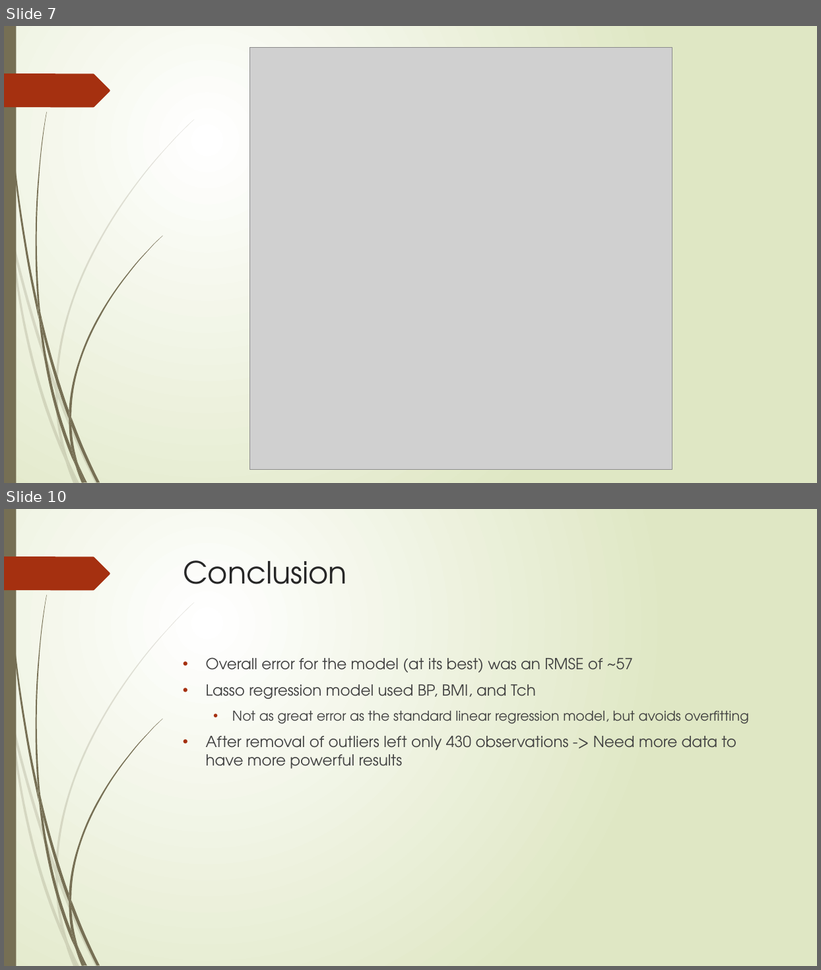
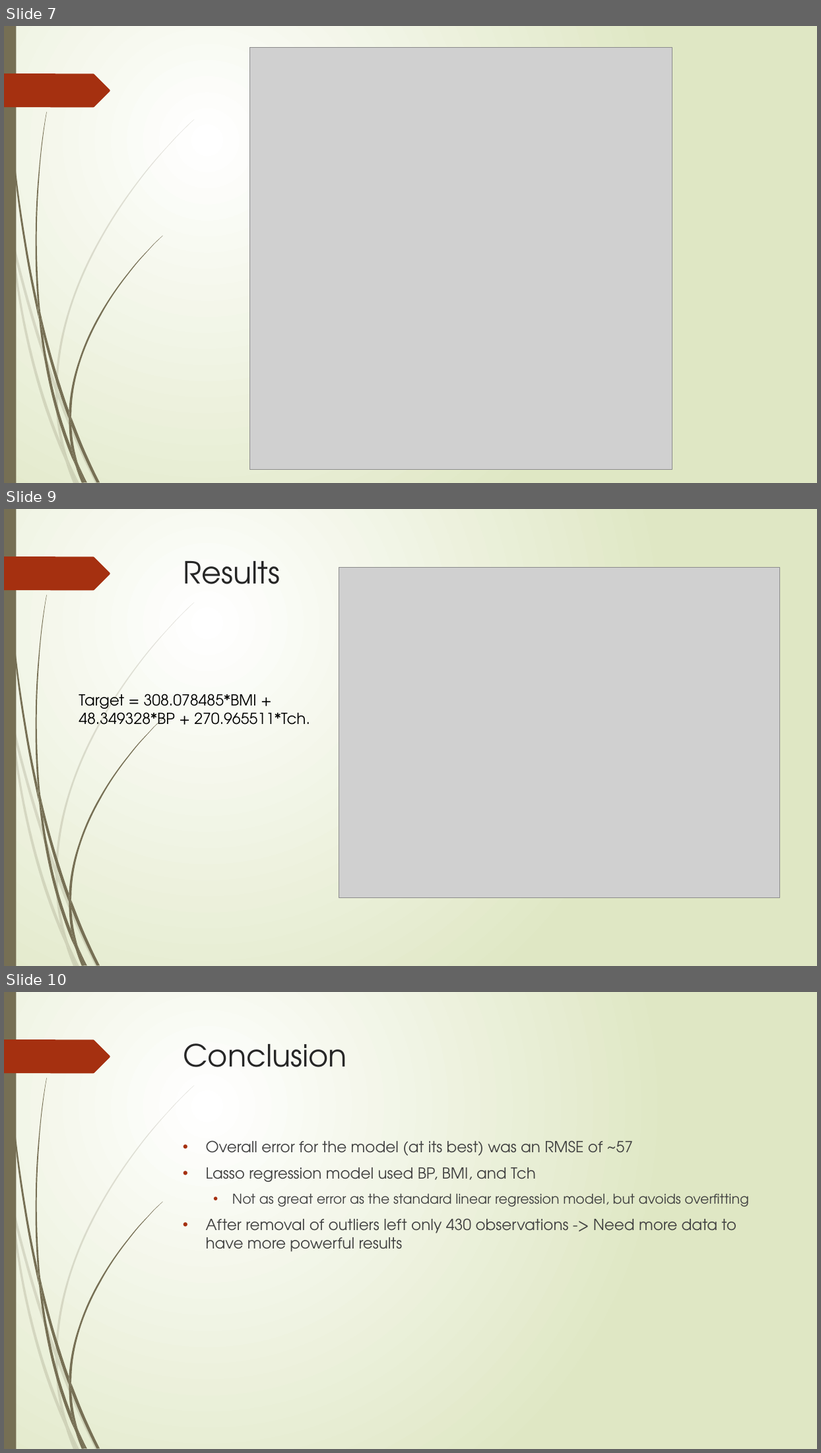
Before and after one commit to MarisaAlves/Project_Diabetes, a slide deck: Diabetes_Presentation.pptx. Shown one above the other, each under a label of ours: slides 7 and 10 before the commit, slides 7, 9 and 10 after it; the slides between them are not shown. The pictures are 821x970 and 821x1453 pixels, drawn with LibreOffice and Linux fonts; fonts in the diff are those of the drawing; grey boxes stand for pictures. Boxes give left, top, right and bottom in pixels: in the first picture for what was removed or moved away, otherwise in the second. Text is boxed around its words. In the diff, an @@ line names an element or a change of style, - is before the commit and + after.

```diff
--- a/Diabetes_Presentation.pptx
+++ b/Diabetes_Presentation.pptx
@@ slide 9 added at box(4, 509, 817, 966), background gradient #FFFFFF to #DFE8C4; not listed: 24 template elements that a slide beside it also shows @@
@@ title added at box(183, 561, 280, 584), 36 pt, text #262626 @@
+Results
@@ picture added at box(339, 567, 780, 898) @@
@@ text added at box(79, 694, 310, 732), 18 pt, text #000000 @@
+Target = 308.078485*BMI + 48.349328*BP + 270.965511*Tch.
```
Also in this commit, not shown: 2 slides changed, 1 slide removed.
